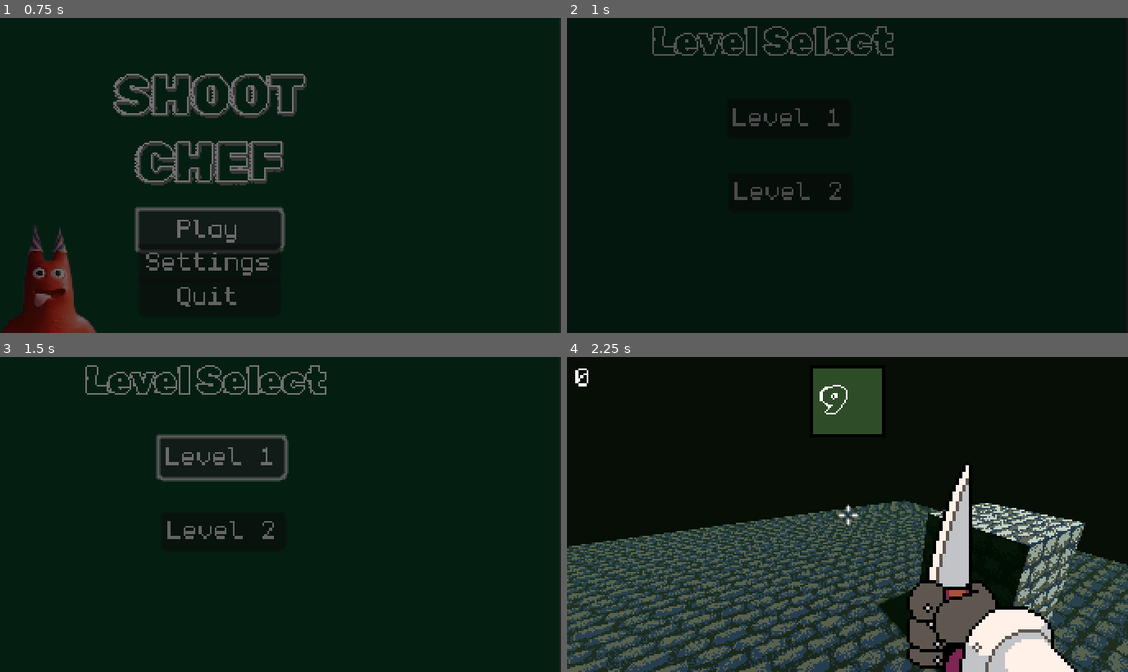
Above: before the commit, frames 1-4 (two rows, left to right).
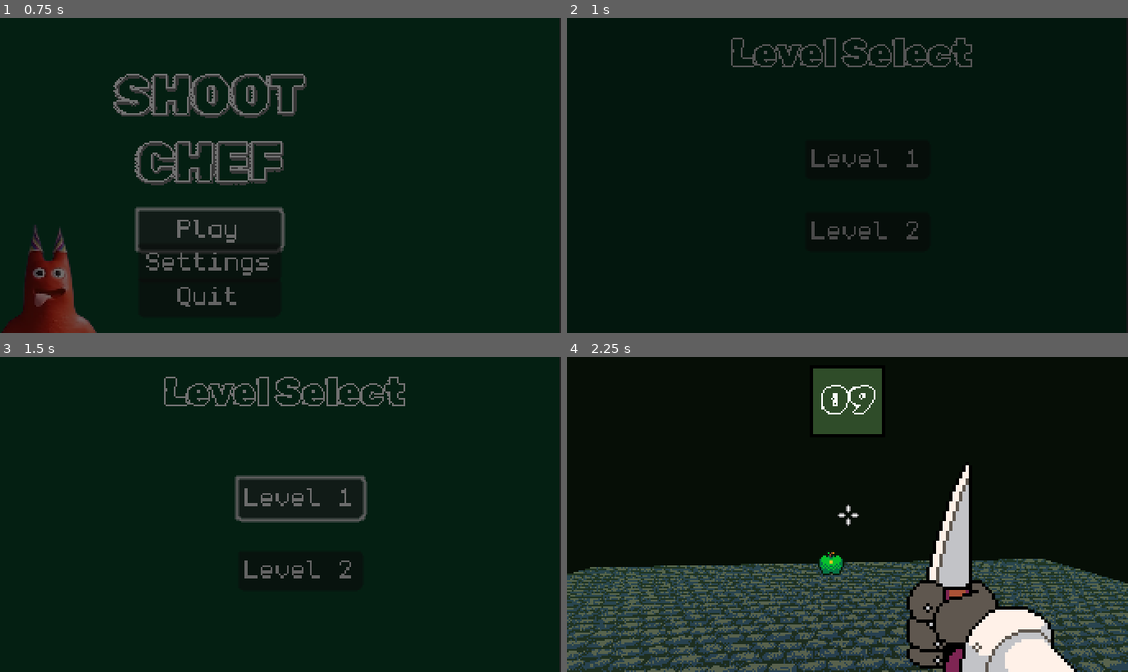
Above: after the commit, the same moments.

Repository: svilinskis1/magic-maker-game
Game: Godot game, scene res://scenes/title.tscn
Same seed, same stepped clock (60 frames per second), same inputs: the game is played once before the commit and once after it.
Inputs (mouse positions are in pixels of both pictures, inside the frame that each line leads up to):
- Up to frame 1 (0.75 s): click "Play" at 0.5 s
- Up to frame 2 (1 s): no input
- Up to frame 3 (1.5 s): click "Level 1" at 1.25 s
- Up to frame 4 (2.25 s): tap Enter (ui_accept) at 2 s; move the mouse to (875, 514) at 2.02 s; hold W (forward) from 2.03 s (still down); click (875, 514) at 2.1 s

Frame 1 is identical in both runs. In frame 2, 2.8% of the frame differs, in the area x 15-73%, y 2-71%; in frame 3, 4.5%; in frame 4, 30%, in the area x 0-100%, y 3-100%.

Commit message:
made the results

Diff:
--- a/scenes/level select.tscn
+++ b/scenes/level select.tscn
@@ -14,28 +14,29 @@
 metadata/_edit_use_anchors_ = true
 
 [node name="Label" type="Label" parent="."]
-offset_left = 52.0
-offset_right = 196.0
-offset_bottom = 31.0
+offset_left = 100.0
+offset_top = 7.0
+offset_right = 244.0
+offset_bottom = 38.0
 theme_override_fonts/font = ExtResource("1_fhjvr")
 theme_override_font_sizes/font_size = 23
 text = "Level Select"
 metadata/_edit_use_anchors_ = true
 
 [node name="Button2" type="Button" parent="."]
-offset_left = 98.0
-offset_top = 94.0
-offset_right = 148.0
-offset_bottom = 117.0
+offset_left = 145.0
+offset_top = 118.0
+offset_right = 195.0
+offset_bottom = 141.0
 theme_override_fonts/font = ExtResource("2_4s8vm")
 text = "Level 2"
 metadata/_edit_use_anchors_ = true
 
 [node name="Button" type="Button" parent="."]
-offset_left = 97.0
-offset_top = 49.0
-offset_right = 132.0
-offset_bottom = 72.0
+offset_left = 145.0
+offset_top = 74.0
+offset_right = 195.0
+offset_bottom = 97.0
 theme_override_fonts/font = ExtResource("2_4s8vm")
 text = "Level 1"
 metadata/_edit_use_anchors_ = true
--- a/scenes/level1.tscn
+++ b/scenes/level1.tscn
@@ -6,9 +6,7 @@
 [ext_resource type="Texture2D" uid="uid://djw77ikaw55jc" path="res://assets/textures/floor.png" id="3_614ur"]
 [ext_resource type="PackedScene" uid="uid://vrewddidrnvg" path="res://scenes/spaghetti.tscn" id="4_0uv3y"]
 [ext_resource type="Texture2D" uid="uid://tba8at7sr3kg" path="res://assets/textures/wall.png" id="4_capob"]
-[ext_resource type="PackedScene" uid="uid://qnhykvamji81" path="res://scenes/pickup.tscn" id="4_iosqk"]
 [ext_resource type="FontFile" uid="uid://daskbkbie80jl" path="res://assets/fonts/RubikDoodleShadow-Regular.ttf" id="5_7nx4w"]
-[ext_resource type="FontFile" uid="uid://yne66lh3rbhn" path="res://assets/fonts/font.png" id="8_k3pov"]
 
 [sub_resource type="StandardMaterial3D" id="StandardMaterial3D_kwuwi"]
 albedo_texture = ExtResource("3_614ur")
@@ -52,13 +50,10 @@
 [node name="Player" parent="." instance=ExtResource("1_p6diu")]
 
 [node name="apple" parent="." instance=ExtResource("2_3aokm")]
-transform = Transform3D(1, 0, 0, 0, 1, 0, 0, 0, 1, 0, 0.5, -1.697)
+transform = Transform3D(1, 0, 0, 0, 1, 0, 0, 0, 1, 0, 0.5, -4.34081)
 
 [node name="spaghetti" parent="." instance=ExtResource("4_0uv3y")]
 transform = Transform3D(1, 0, 0, 0, 1, 0, 0, 0, 1, 3.48578, 0, 0)
-
-[node name="pickup" parent="." instance=ExtResource("4_iosqk")]
-transform = Transform3D(1, 0, 0, 0, 1, 0, 0, 0, 1, 0, 1.05012, 3)
 
 [node name="Environment" type="Node3D" parent="."]
 
@@ -143,12 +138,4 @@
 theme_override_font_sizes/font_size = 24
 text = "99"
 
-[node name="scoreText" type="Label" parent="UI"]
-offset_left = 5.0
-offset_top = 5.0
-offset_right = 45.0
-offset_bottom = 28.0
-theme_override_fonts/font = ExtResource("8_k3pov")
-text = "Score:"
-
 [connection signal="timeout" from="UI/Timer" to="." method="_on_timer_timeout"]
--- a/scenes/results.tscn
+++ b/scenes/results.tscn
@@ -1,8 +1,103 @@
-[gd_scene load_steps=4 format=3 uid="uid://btoud78wleqe3"]
+[gd_scene load_steps=8 format=3 uid="uid://btoud78wleqe3"]
 
 [ext_resource type="Script" path="res://scripts/results.gd" id="1_thk3f"]
 [ext_resource type="FontFile" uid="uid://daskbkbie80jl" path="res://assets/fonts/RubikDoodleShadow-Regular.ttf" id="2_1xyru"]
 [ext_resource type="FontFile" uid="uid://yne66lh3rbhn" path="res://assets/fonts/font.png" id="3_6ttlf"]
+[ext_resource type="Texture2D" uid="uid://bnqv7ys82cp43" path="res://assets/sprites/applepickup2.png" id="4_5q38s"]
+[ext_resource type="Texture2D" uid="uid://q8ruvawxp12s" path="res://assets/sprites/spagpickup.png" id="5_6c3q0"]
+
+[sub_resource type="Animation" id="Animation_2bepl"]
+resource_name = "results"
+length = 7.5
+tracks/0/type = "value"
+tracks/0/imported = false
+tracks/0/enabled = true
+tracks/0/path = NodePath("appleAmt:modulate")
+tracks/0/interp = 1
+tracks/0/loop_wrap = true
+tracks/0/keys = {
+"times": PackedFloat32Array(0, 1),
+"transitions": PackedFloat32Array(1, 1),
+"update": 1,
+"values": [Color(1, 1, 1, 0), Color(1, 1, 1, 1)]
+}
+tracks/1/type = "value"
+tracks/1/imported = false
+tracks/1/enabled = true
+tracks/1/path = NodePath("appleWorth:modulate")
+tracks/1/interp = 1
+tracks/1/loop_wrap = true
+tracks/1/keys = {
+"times": PackedFloat32Array(0, 2),
+"transitions": PackedFloat32Array(1, 1),
+"update": 1,
+"values": [Color(1, 1, 1, 0), Color(1, 1, 1, 1)]
+}
+tracks/2/type = "value"
+tracks/2/imported = false
+tracks/2/enabled = true
+tracks/2/path = NodePath("appleMoney:modulate")
+tracks/2/interp = 1
+tracks/2/loop_wrap = true
+tracks/2/keys = {
+"times": PackedFloat32Array(0, 3),
+"transitions": PackedFloat32Array(1, 1),
+"update": 1,
+"values": [Color(1, 1, 1, 0), Color(1, 1, 1, 1)]
+}
+tracks/3/type = "value"
+tracks/3/imported = false
+tracks/3/enabled = true
+tracks/3/path = NodePath("spagAmt:modulate")
+tracks/3/interp = 1
+tracks/3/loop_wrap = true
+tracks/3/keys = {
+"times": PackedFloat32Array(0, 4),
+"transitions": PackedFloat32Array(1, 1),
+"update": 1,
+"values": [Color(1, 1, 1, 0), Color(1, 1, 1, 1)]
+}
+tracks/4/type = "value"
+tracks/4/imported = false
+tracks/4/enabled = true
+tracks/4/path = NodePath("spagWorth:modulate")
+tracks/4/interp = 1
+tracks/4/loop_wrap = true
+tracks/4/keys = {
+"times": PackedFloat32Array(0, 5),
+"transitions": PackedFloat32Array(1, 1),
+"update": 1,
+"values": [Color(1, 1, 1, 0), Color(1, 1, 1, 1)]
+}
+tracks/5/type = "value"
+tracks/5/imported = false
+tracks/5/enabled = true
+tracks/5/path = NodePath("spagMoney:modulate")
+tracks/5/interp = 1
+tracks/5/loop_wrap = true
+tracks/5/keys = {
+"times": PackedFloat32Array(0, 6),
+"transitions": PackedFloat32Array(1, 1),
+"update": 1,
+"values": [Color(1, 1, 1, 0), Color(1, 1, 1, 1)]
+}
+tracks/6/type = "value"
+tracks/6/imported = false
+tracks/6/enabled = true
+tracks/6/path = NodePath("totalMoney:modulate")
+tracks/6/interp = 1
+tracks/6/loop_wrap = true
+tracks/6/keys = {
+"times": PackedFloat32Array(0, 7.5),
+"transitions": PackedFloat32Array(1, 1),
+"update": 1,
+"values": [Color(1, 1, 1, 0), Color(1, 1, 1, 1)]
+}
+
+[sub_resource type="AnimationLibrary" id="AnimationLibrary_jvggw"]
+_data = {
+"results": SubResource("Animation_2bepl")
+}
 
 [node name="results" type="Node2D"]
 script = ExtResource("1_thk3f")
@@ -14,30 +109,126 @@
 metadata/_edit_use_anchors_ = true
 
 [node name="title" type="Label" parent="."]
-offset_left = 86.0
-offset_top = 3.0
-offset_right = 230.0
-offset_bottom = 34.0
+offset_left = 98.0
+offset_top = 6.0
+offset_right = 242.0
+offset_bottom = 37.0
 theme_override_fonts/font = ExtResource("2_1xyru")
 theme_override_font_sizes/font_size = 23
 text = "Results"
+horizontal_alignment = 1
 metadata/_edit_use_anchors_ = true
 
 [node name="continue" type="Button" parent="."]
-offset_left = 132.0
-offset_top = 112.0
-offset_right = 188.0
-offset_bottom = 135.0
+offset_left = 144.0
+offset_top = 145.0
+offset_right = 200.0
+offset_bottom = 168.0
 theme_override_fonts/font = ExtResource("3_6ttlf")
 text = "Continue
 "
 metadata/_edit_use_anchors_ = true
 
-[node name="scorelabel" type="Label" parent="."]
-offset_left = 122.0
-offset_top = 55.0
-offset_right = 176.0
-offset_bottom = 78.0
-theme_override_fonts/font = ExtResource("3_6ttlf")
+[node name="apples" type="Label" parent="."]
+offset_left = 81.0
+offset_top = 57.0
+offset_right = 249.0
+offset_bottom = 80.0
+theme_override_fonts/font = ExtResource("3_6ttlf")
+text = "Apples         x  $      = $"
+
+[node name="spaghettis" type="Label" parent="."]
+offset_left = 58.0
+offset_top = 87.0
+offset_right = 250.0
+offset_bottom = 110.0
+theme_override_fonts/font = ExtResource("3_6ttlf")
+text = "Spaghettis         x  $      = $"
+
+[node name="total" type="Label" parent="."]
+offset_left = 88.0
+offset_top = 111.0
+offset_right = 280.0
+offset_bottom = 134.0
+theme_override_fonts/font = ExtResource("3_6ttlf")
+text = "Total                   = $"
+
+[node name="appleAmt" type="Label" parent="."]
+modulate = Color(1, 1, 1, 0)
+offset_left = 145.0
+offset_top = 58.0
+offset_right = 158.0
+offset_bottom = 71.0
+theme_override_fonts/font = ExtResource("3_6ttlf")
+text = "00"
+
+[node name="spagAmt" type="Label" parent="."]
+modulate = Color(1, 1, 1, 0)
+offset_left = 145.0
+offset_top = 87.0
+offset_right = 158.0
+offset_bottom = 100.0
+theme_override_fonts/font = ExtResource("3_6ttlf")
+text = "00"
+
+[node name="spagWorth" type="Label" parent="."]
+modulate = Color(1, 1, 1, 0)
+offset_left = 206.0
+offset_top = 88.0
+offset_right = 219.0
+offset_bottom = 101.0
+theme_override_fonts/font = ExtResource("3_6ttlf")
+text = "00"
+
+[node name="appleWorth" type="Label" parent="."]
+modulate = Color(1, 1, 1, 0)
+offset_left = 206.0
+offset_top = 58.0
+offset_right = 219.0
+offset_bottom = 71.0
+theme_override_fonts/font = ExtResource("3_6ttlf")
+text = "00"
+
+[node name="appleMoney" type="Label" parent="."]
+modulate = Color(1, 1, 1, 0)
+offset_left = 258.0
+offset_top = 57.0
+offset_right = 271.0
+offset_bottom = 70.0
+theme_override_fonts/font = ExtResource("3_6ttlf")
+text = "000"
+
+[node name="spagMoney" type="Label" parent="."]
+modulate = Color(1, 1, 1, 0)
+offset_left = 258.0
+offset_top = 87.0
+offset_right = 271.0
+offset_bottom = 100.0
+theme_override_fonts/font = ExtResource("3_6ttlf")
+text = "000"
+
+[node name="totalMoney" type="Label" parent="."]
+modulate = Color(1, 1, 1, 0)
+offset_left = 258.0
+offset_top = 111.0
+offset_right = 276.0
+offset_bottom = 124.0
+theme_override_fonts/font = ExtResource("3_6ttlf")
+text = "000"
+
+[node name="Applepickup2" type="Sprite2D" parent="."]
+position = Vector2(128, 62)
+scale = Vector2(0.1, 0.1)
+texture = ExtResource("4_5q38s")
+
+[node name="Spagpickup" type="Sprite2D" parent="."]
+position = Vector2(128, 92)
+scale = Vector2(0.1, 0.1)
+texture = ExtResource("5_6c3q0")
+
+[node name="AnimationPlayer" type="AnimationPlayer" parent="."]
+libraries = {
+"": SubResource("AnimationLibrary_jvggw")
+}
 
 [connection signal="pressed" from="continue" to="." method="_on_continue_pressed"]
--- a/scripts/global.gd
+++ b/scripts/global.gd
@@ -1,10 +1,12 @@
 extends Node
 
 var player
-var score
+var apples_collected
+var spag_collected
 
 const apple_worth = 10
 const spag_worth = 20
 
 func reset_level():
-	score = 0
+	apples_collected = 0
+	spag_collected = 0
--- a/scripts/level1.gd
+++ b/scripts/level1.gd
@@ -9,8 +9,7 @@
 
 # Called every frame. 'delta' is the elapsed time since the previous frame.
 func _process(delta):
-	$UI/timertext.text = str(int($UI/Timer.time_left))
-	$UI/scoreText.text = str(global.score)
+	$UI/timertext.text = str("%02d" % int($UI/Timer.time_left))
 	pass
 
 
--- a/scripts/pickup.gd
+++ b/scripts/pickup.gd
@@ -1,16 +1,14 @@
 extends Node3D
 var type
-var reward = 10
 
-func initialize(type):
+func initialize(_type):
+	type = _type
 	match type:
 		"apple":
 			$sprite.texture = load("res://assets/sprites/applepickup2.png")
-			reward = global.apple_worth
 
 		"spaghetti":
 			$sprite.texture = load("res://assets/sprites/spagpickup.png")
-			reward = global.spag_worth
 		_:
 			print("invalid pickup spawn")
 
@@ -25,5 +23,13 @@
 
 func _on_area_3d_area_entered(area):
 	if area.name == "PlayerArea":
-		global.score += reward
+		match type:
+			"apple":
+				global.apples_collected += 1
+				print("picked up apple")
+
+			"spaghetti":
+				global.spag_collected += 1
+				print("picked up spag")
+
 		queue_free()
--- a/scripts/results.gd
+++ b/scripts/results.gd
@@ -3,11 +3,19 @@
 
 # Called when the node enters the scene tree for the first time.
 func _ready():
-	$scorelabel.text = str(global.score)
 	Input.mouse_mode = Input.MOUSE_MODE_VISIBLE
-	pass # Replace with function body.
 
+	$appleAmt.text = str("%02d" % global.apples_collected)
+	$appleWorth.text = str("%02d" % global.apple_worth)
+	$appleMoney.text = str("%03d" % (global.apples_collected * global.apple_worth))
 
+	$spagAmt.text = str("%02d" % global.spag_collected)
+	$spagWorth.text = str("%02d" % global.spag_worth)
+	$spagMoney.text = str("%03d" % (global.spag_collected * global.spag_worth))
+
+	$totalMoney.text = str("%03d" % (global.apples_collected * global.apple_worth + global.spag_collected * global.spag_worth))
+
+	$AnimationPlayer.play("results")
 # Called every frame. 'delta' is the elapsed time since the previous frame.
 func _process(delta):
 	if Input.is_action_just_pressed("exit"):
Not shown: 1 places in scenes/level1.tscn that only renumber resources
